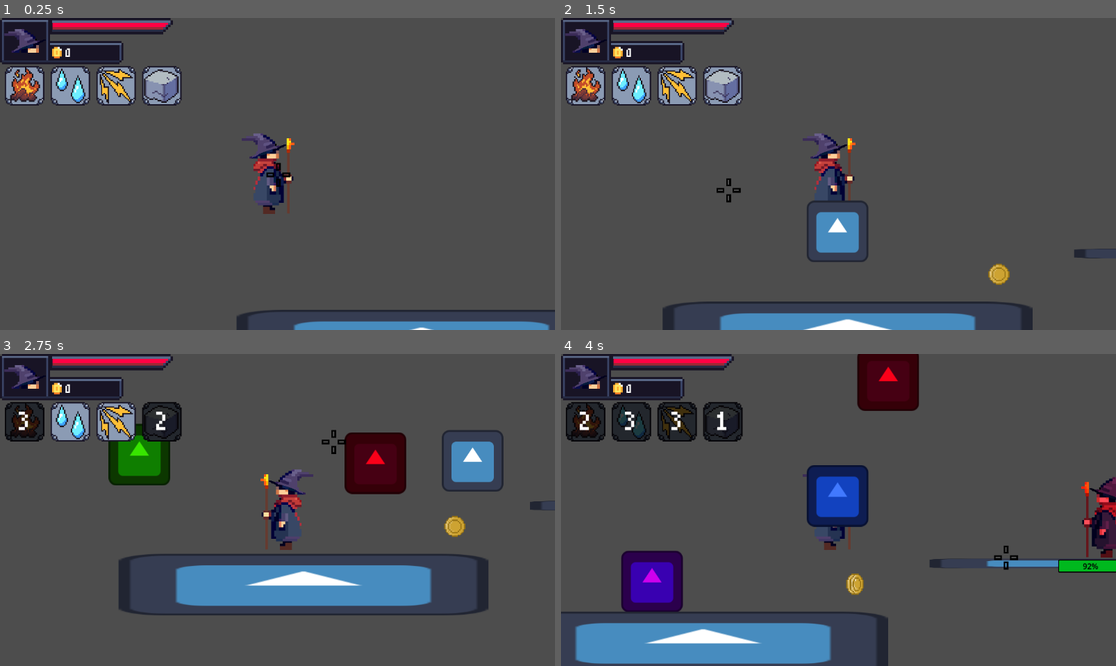
Above: before the commit, frames 1-4 (two rows, left to right).
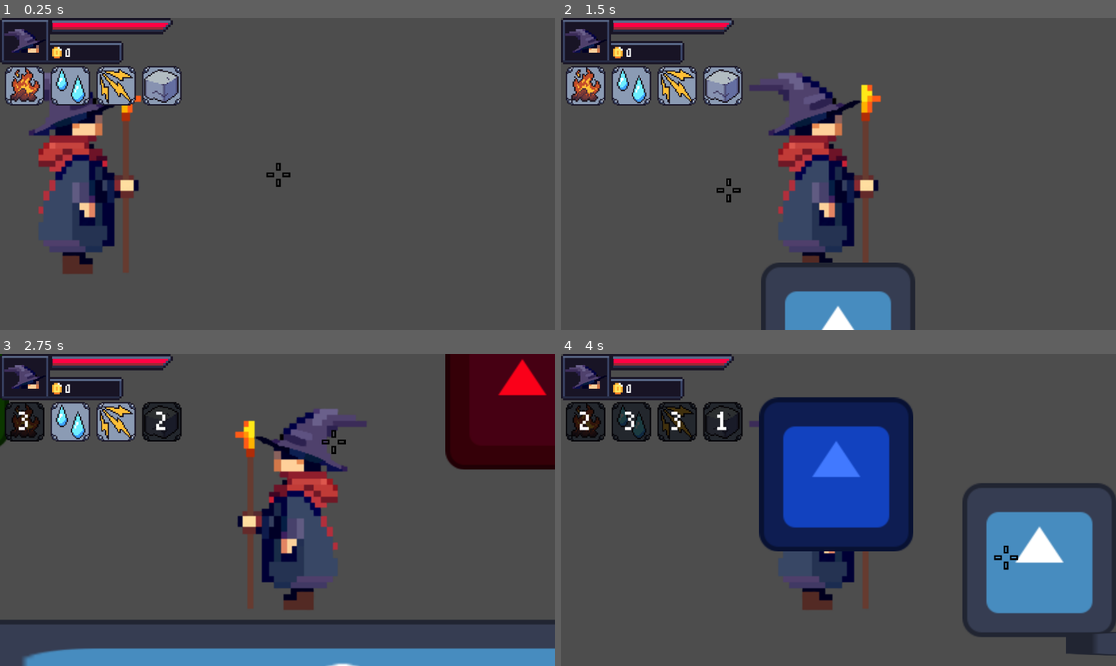
Above: after the commit, the same moments.

Repository: KyattPL/krolestwo-chorona
Game: Godot game, scene res://Scenes/TestLevel/test_level.tscn
Same seed, same stepped clock (60 frames per second), same inputs: the game is played once before the commit and once after it. This scene is started directly instead of the project's main scene. The engine's default icon, where the game draws it, is replaced by a stand-in: a white triangle on a blue panel in a dark square.
Inputs (mouse positions are in pixels of both pictures, inside the frame that each line leads up to):
- Up to frame 1 (0.25 s): no input
- Up to frame 2 (1.5 s): move the mouse to (960, 158) at 0.52 s; hold Right (move_right) from 0.53 s (still down); click (960, 158) at 0.6 s; tap Space (jump) at 0.77 s; move the mouse to (727, 189) at 1.27 s; tap 4 (select_earth) at 1.35 s
- Up to frame 3 (2.75 s): tap Space (jump) at 1.52 s; click (166, 525) at 1.55 s; move the mouse to (333, 441) at 2.02 s; release Right (move_right) at 2.03 s; hold Left (move_left) from 2.03 s (still down); tap 1 (select_fire) at 2.1 s; click (333, 441) at 2.3 s
- Up to frame 4 (4 s): move the mouse to (810, 572) at 2.77 s; release Left (move_left) at 2.78 s; hold Right (move_right) from 2.78 s (still down); tap 3 (select_lightning) at 2.85 s; tap Space (jump) at 3.02, 3.77 s; click (810, 572) at 3.05 s; move the mouse to (1005, 556) at 3.52 s; tap 2 (select_water) at 3.6 s; click (1005, 556) at 3.8 s

The runs differ from the first frame. In frame 1, 8.4% of the frame differs, in the area x 5-100%, y 17-100%; in frame 2, 11%; in frame 3, 32%; in frame 4, 34%, in the area x 0-100%, y 0-100%.

Commit message:
Fixed enemy aim

Diff:
--- a/Scenes/Enemy/enemy.gd
+++ b/Scenes/Enemy/enemy.gd
@@ -44,7 +44,10 @@
 func shoot():
 	var playerObj: CharacterBody2D = get_node("../PlayerRoot/Player")
 	var bulletInstance: CharacterBody2D = bulletScene.instantiate()
-	var aimPlayerVec  = Vector2(playerObj.position.x - position.x, playerObj.position.y - position.y)
+	var aimPlayerVec  = Vector2(playerObj.global_position.x - global_position.x, \
+		playerObj.global_position.y - global_position.y)
+
+	print("Player: ", playerObj.global_position.x, ", me:", global_position.x)
 
 	bulletInstance.position = position
 	bulletInstance.velocity = aimPlayerVec.normalized() * bulletSpeed
--- a/Scenes/Enemy/enemy_basic_bullet.tscn
+++ b/Scenes/Enemy/enemy_basic_bullet.tscn
@@ -18,6 +18,7 @@
 size = Vector2(128, 127)
 
 [node name="EnemyBasicBullet" type="CharacterBody2D"]
+scale = Vector2(0.25, 0.25)
 collision_layer = 16
 collision_mask = 3
 script = ExtResource("1_0seo7")
--- a/Scenes/Level1/level_1.tscn
+++ b/Scenes/Level1/level_1.tscn
@@ -1473,6 +1473,7 @@
 sources/1 = SubResource("TileSetAtlasSource_f41ka")
 
 [node name="Level1" type="Node2D"]
+position = Vector2(1440, 0)
 
 [node name="TextureRect" type="TextureRect" parent="."]
 offset_left = -1420.0
@@ -1542,3 +1543,7 @@
 [node name="PlayerRoot" parent="." instance=ExtResource("3_dj0wq")]
 position = Vector2(-74, 125)
 scale = Vector2(0.25, 0.25)
+
+[node name="Node" type="Node" parent="."]
+
+[node name="Node2" type="Node" parent="."]
--- a/Scenes/Player/player.tscn
+++ b/Scenes/Player/player.tscn
@@ -92,6 +92,8 @@
 [node name="AnimationPlayer" type="AnimationPlayer" parent="Player"]
 
 [node name="Camera2D" type="Camera2D" parent="Player"]
+zoom = Vector2(2.5, 2.5)
+limit_left = 0
 
 [node name="CanvasLayer" type="CanvasLayer" parent="."]
 
